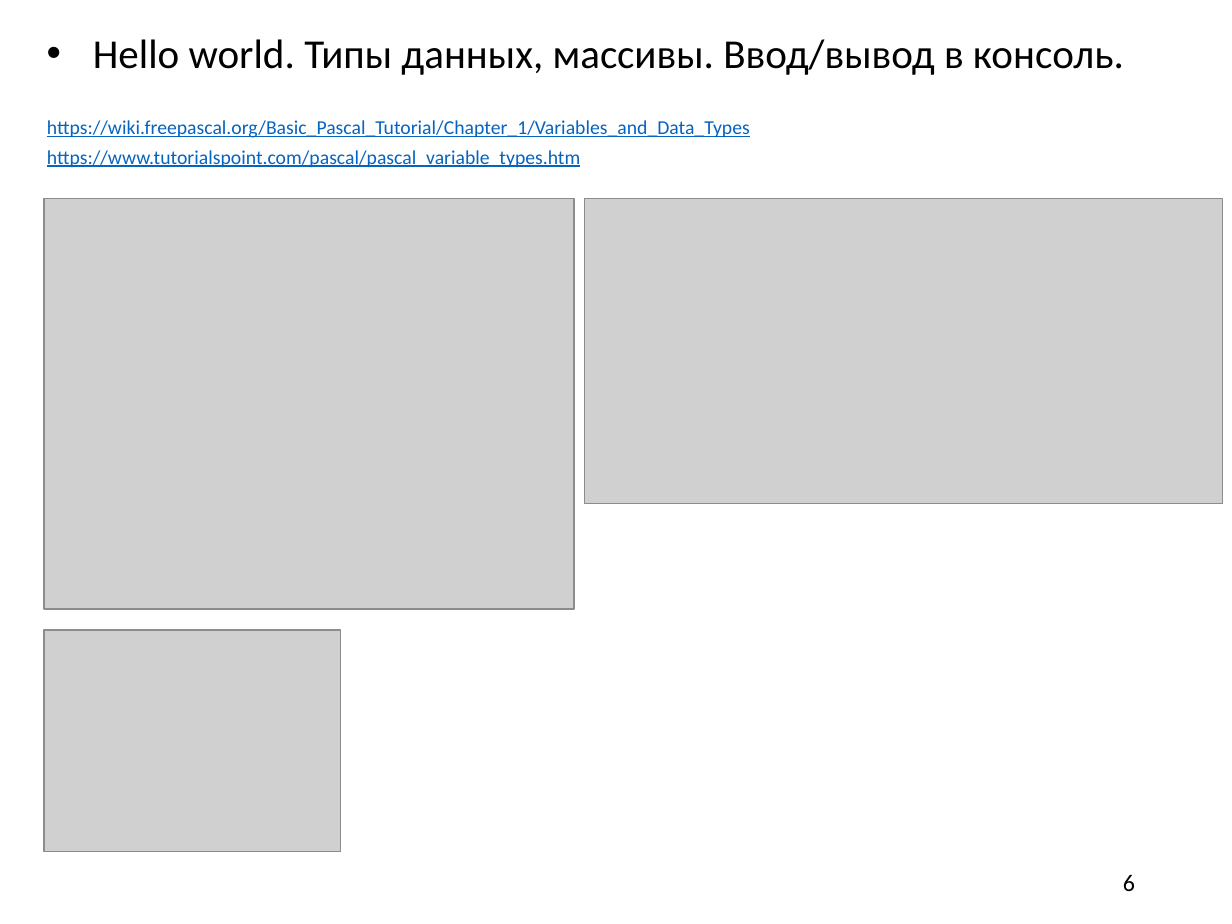
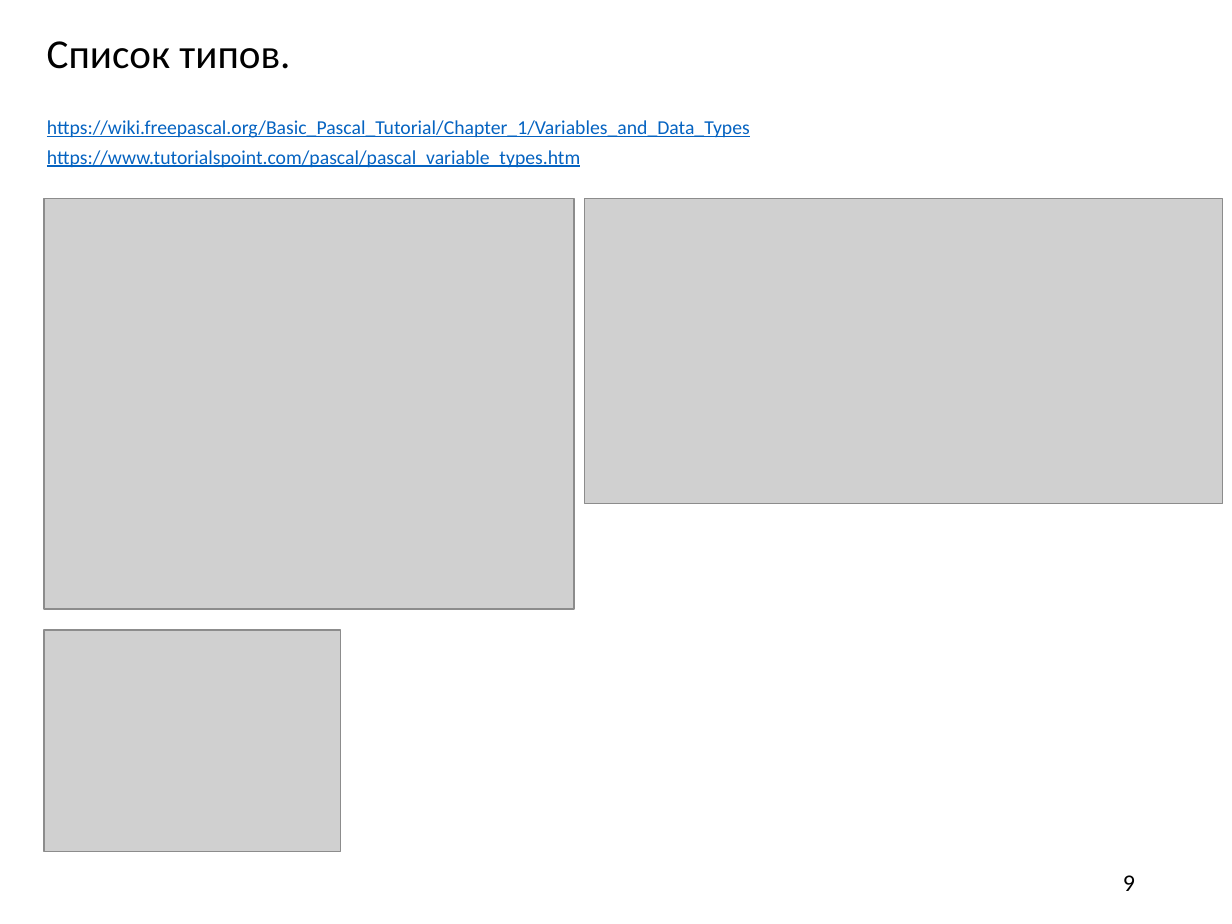
Before and after one commit to AleksandrVakulenko/Pascal_lectures, a slide deck: slide 9 of 1. Введение/1. Введение.pptx (slide 6 before the commit). Drawn at 1232x924 pixels with LibreOffice and Linux fonts; fonts in the diff are those of the drawing; grey boxes stand for pictures. Boxes give left, top, right and bottom in pixels: in the first picture for what was removed or moved away, otherwise in the second. Text is boxed around its words. In the diff, an @@ line names an element or a change of style, - is before the commit and + after.

```diff
--- a/1. Введение/1. Введение.pptx
+++ b/1. Введение/1. Введение.pptx
@@ text at [47,41,290,69]: text changed @@
-• Hello world. Типы данных, массивы. Ввод/вывод в консоль.
+Список типов.
@@ page number at [1123,875,1135,891]: text changed @@
-6
+9
```
Also in this commit, not shown: 2 other slides changed, 4 slides added, 3 other files.
